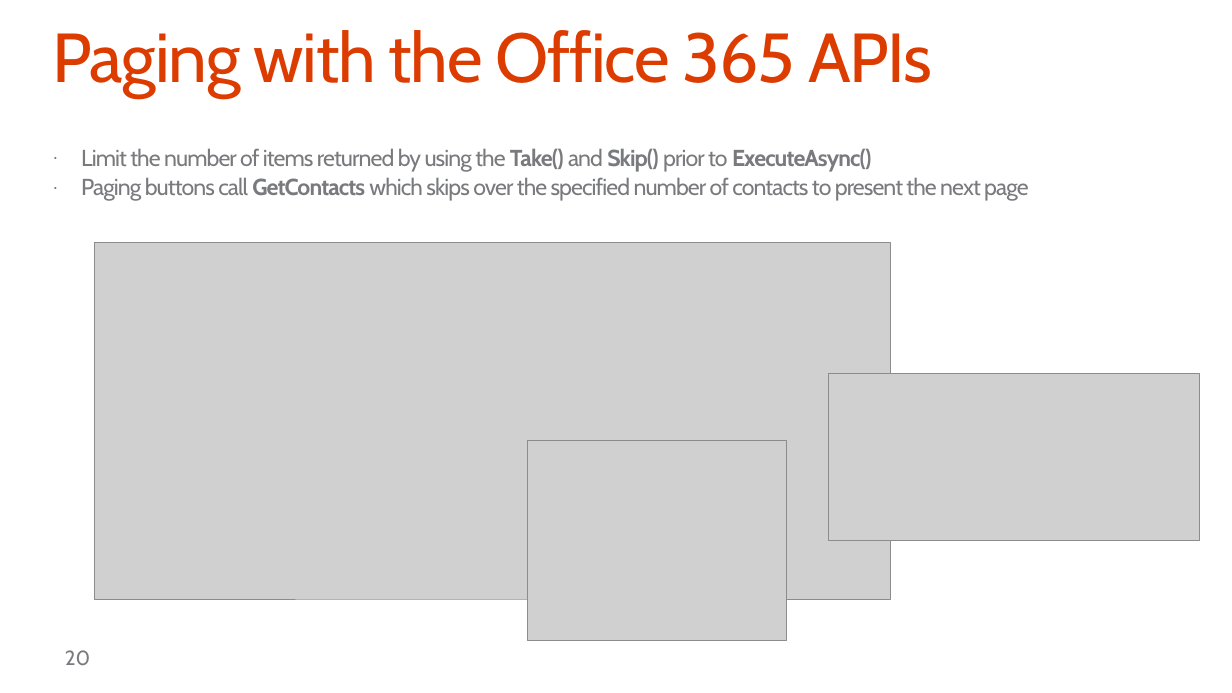
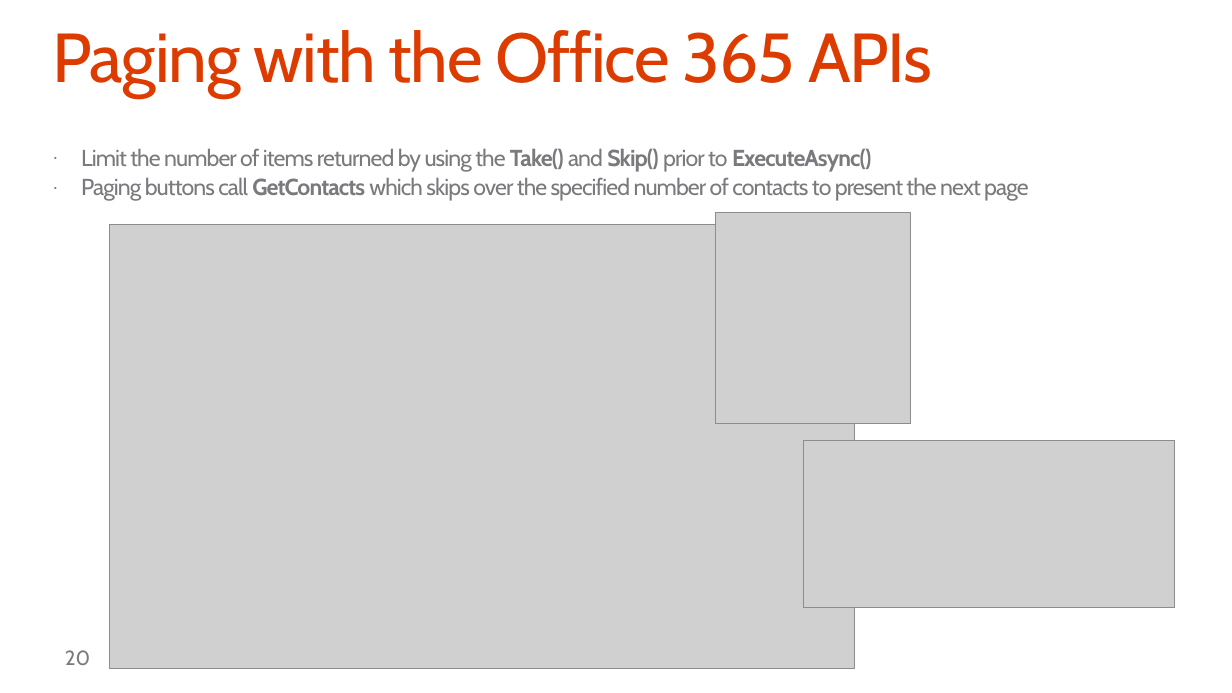
Before and after one commit to OfficeDev/TrainingContent, a slide deck: slide 20 of O3653-2 Deep Dive into Office 365 APIs for Calendar, Mail, and Contacts/O3653-2 Deep Dive into Office 365 APIs for Calendar, Mail, and Contacts.pptx. Drawn at 1232x693 pixels with LibreOffice and Linux fonts; fonts in the diff are those of the drawing; grey boxes stand for pictures; background and template pictures are left out. Boxes give left, top, right and bottom in pixels: in the first picture for what was removed or moved away, otherwise in the second. Text is boxed around its words. In the diff, an @@ line names an element or a change of style, - is before the commit and + after.

```diff
--- a/O3653-2 Deep Dive into Office 365 APIs for Calendar, Mail, and Contacts/O3653-2 Deep Dive into Office 365 APIs for Calendar, Mail, and Contacts.pptx
+++ b/O3653-2 Deep Dive into Office 365 APIs for Calendar, Mail, and Contacts/O3653-2 Deep Dive into Office 365 APIs for Calendar, Mail, and Contacts.pptx
@@ picture: place and size @@
-picture at [94, 242, 890, 599]
+picture at [109, 225, 854, 669]
@@ picture added at [716, 213, 911, 424] @@
@@ picture removed at [528, 441, 787, 640] @@
@@ picture: place and size @@
-picture at [828, 374, 1199, 542]
+picture at [803, 441, 1174, 608]
```
Also in this commit, not shown: 14 other slides changed.
